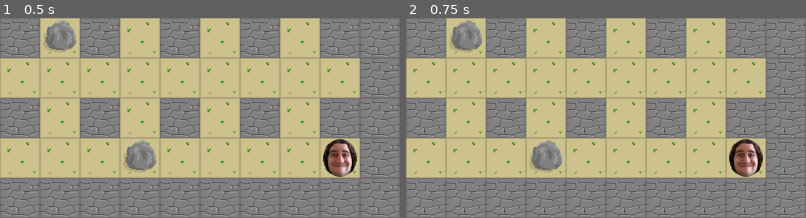
Above: before the commit, frames 1-2 (left to right).
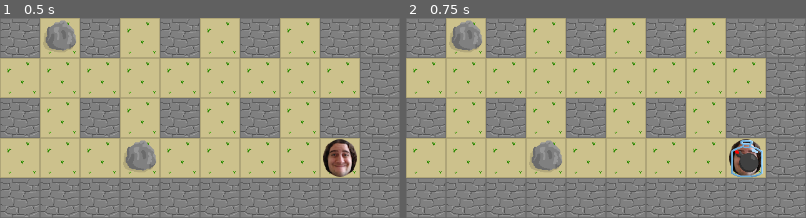
Above: after the commit, the same moments.

Repository: tierriminator/bombyboi
Game: Godot game, scene res://map.tscn
The game is run twice, just before and just after one commit, with the same random seed, the same clock (stepped at 60 frames per second) and the same inputs.
Inputs:
- Up to frame 1 (0.5 s): no input
- Up to frame 2 (0.75 s): tap Enter at 0.5 s
The pictures show only the part of the screen within x 50-100%, y 50-100%; the shares and areas given below are measured in that part.

Frame 1 is identical in both runs. In frame 2, 0.8% of the frame differs, in the area x 81-90%, y 61-80%.

Commit message:
place bombs

Diff:
--- a/bombyboi/player.gd
+++ b/bombyboi/player.gd
@@ -1,4 +1,6 @@
 extends CharacterBody2D
+
+var bomb_scene: PackedScene = preload("res://bomb.tscn")
 
 var map_position: Vector2i
 
@@ -8,6 +10,7 @@
 @onready var movedown = "p%d_move_down" % player_id
 @onready var moveright = "p%d_move_right" % player_id
 @onready var moveleft = "p%d_move_left" % player_id
+@onready var place_bomb = "p%d_place_bomb" % player_id
 
 @onready var terrainmap_path := get_node("/root/Map/Terrain")
 
@@ -31,4 +34,8 @@
 	movedir = map_position + movedir
 	if check_terrain(movedir).get_collision_polygons_count(0) == 0:
 		set_position(terrainmap_path.map_to_local(movedir))
-	#move_and_slide()
+
+	if Input.is_action_just_pressed(place_bomb):
+		var bomb = bomb_scene.instantiate()
+		bomb.position = terrainmap_path.map_to_local(map_position)
+		get_parent().add_child(bomb)
--- a/bombyboi/project.godot
+++ b/bombyboi/project.godot
@@ -72,3 +72,8 @@
 "events": [Object(InputEventKey,"resource_local_to_scene":false,"resource_name":"","device":-1,"window_id":0,"alt_press …(195 unchanged characters)…
 ]
 }
+p2_place_bomb={
+"deadzone": 0.2,
+"events": [Object(InputEventKey,"resource_local_to_scene":false,"resource_name":"","device":0,"window_id":0,"alt_pressed":false,"shift_pressed":false,"ctrl_pressed":false,"meta_pressed":false,"pressed":false,"keycode":0,"physical_keycode":4194309,"key_label":0,"unicode":0,"location":0,"echo":false,"script":null)
+]
+}
